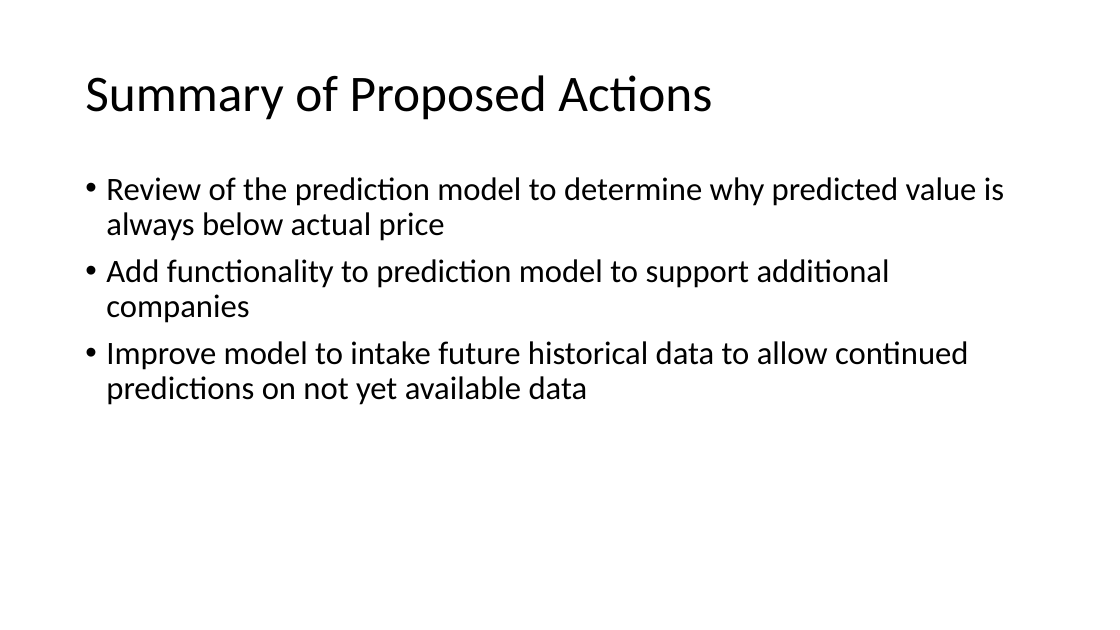
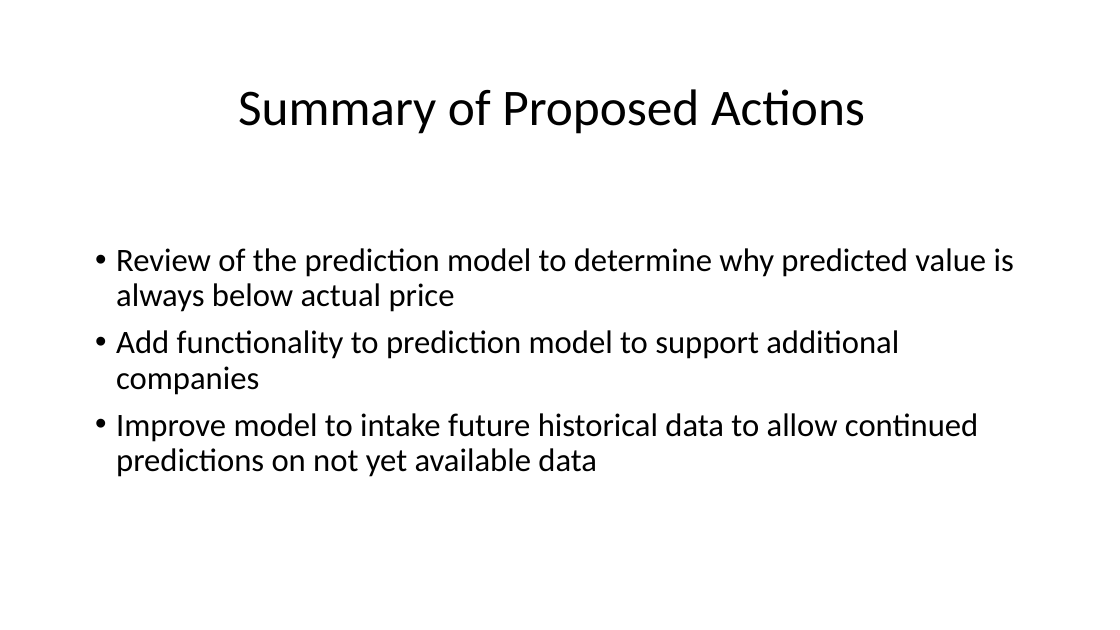
Before and after one commit to frymanation/D214-Capstone, a slide deck: slide 7 of Task 3/Jon Fryman - D214 - Task 3.pptx (slide 8 before the commit). Drawn at 1120x630 pixels with LibreOffice and Linux fonts; fonts in the diff are those of the drawing. Boxes give left, top, right and bottom in pixels: in the first picture for what was removed or moved away, otherwise in the second. Text is boxed around its words. In the diff, an @@ line names an element or a change of style, - is before the commit and + after.

```diff
--- a/Task 3/Jon Fryman - D214 - Task 3.pptx
+++ b/Task 3/Jon Fryman - D214 - Task 3.pptx
@@ title "Summary of Proposed Actions": place and size @@
-title "Summary of Proposed Actions" at (85, 75, 712, 120)
+title "Summary of Proposed Actions" at (238, 89, 865, 134)
@@ text "Review of the prediction model ...": place and size @@
-text "Review of the prediction model ..." at (106, 177, 1004, 405)
+text "Review of the prediction model ..." at (116, 248, 1014, 477)
```
Also in this commit, not shown: 7 other slides changed, 1 slide added, 2 slides removed.
